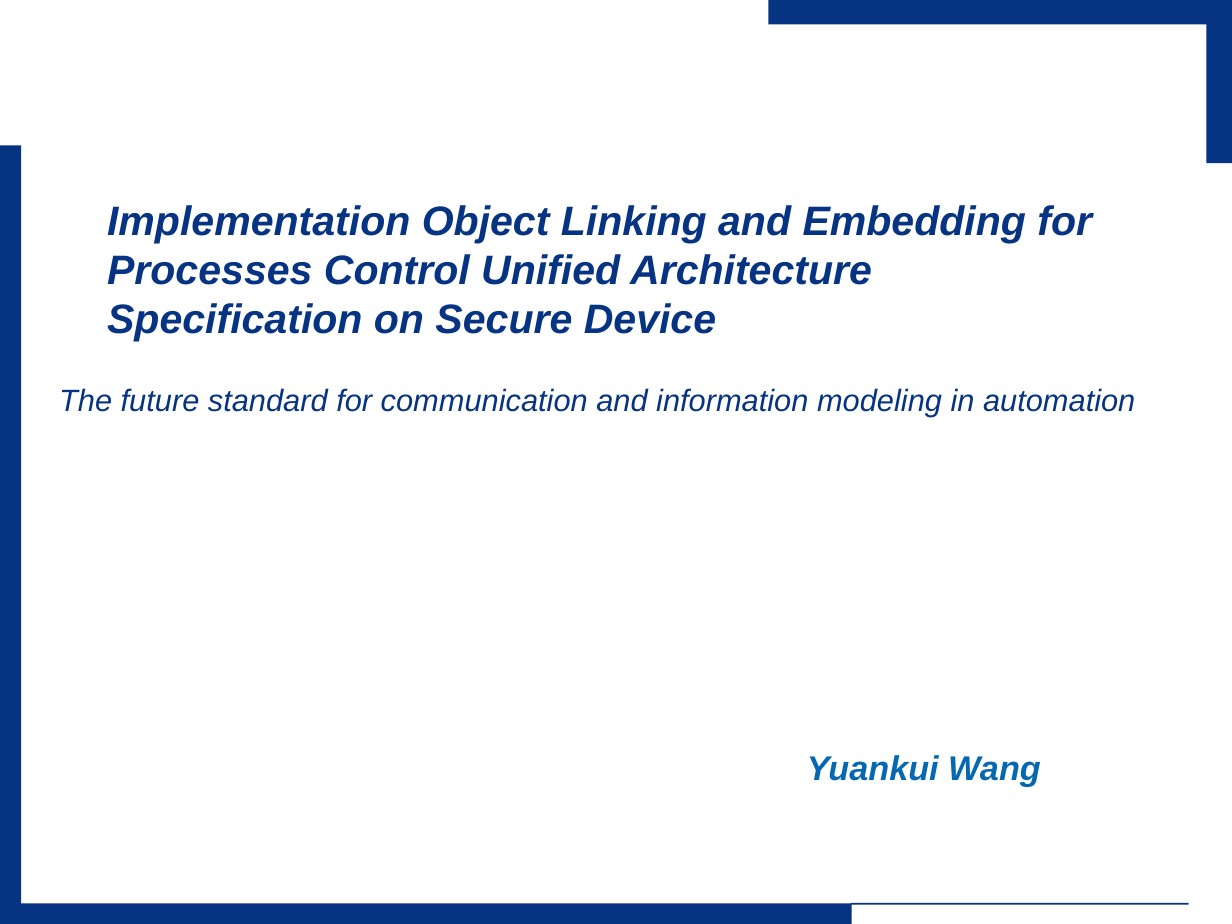
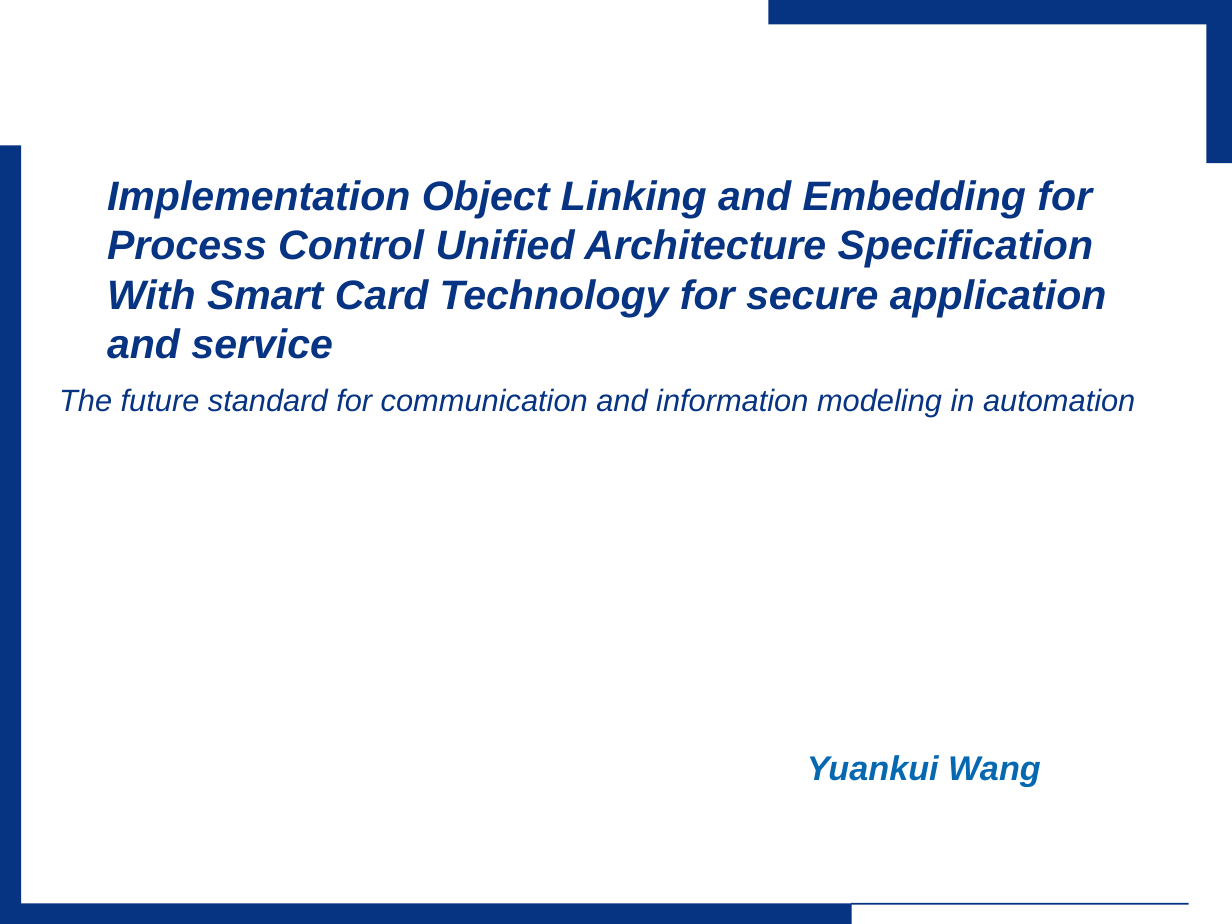
Before and after one commit to wsuetholz/opc-ua-wangyk-upb-morpho, a slide deck: slide 1 of ppt/System Implementation.pptx. Drawn at 1232x924 pixels with LibreOffice and Linux fonts; fonts in the diff are those of the drawing; background and template pictures are left out. Boxes give left, top, right and bottom in pixels: in the first picture for what was removed or moved away, otherwise in the second. Text is boxed around its words. In the diff, an @@ line names an element or a change of style, - is before the commit and + after.

```diff
--- a/ppt/System Implementation.pptx
+++ b/ppt/System Implementation.pptx
@@ title at (x1=107, y1=180, x2=1107, y2=359): text changed @@
-Implementation Object Linking and Embedding for Processes Control Unified Architecture Specification on Secure Device
+Implementation Object Linking and Embedding for Process Control Unified Architecture Specification With Smart Card Technology for secure application and service
```
Also in this commit, not shown: 7 other slides changed, 1 slide added, 2 other files.
